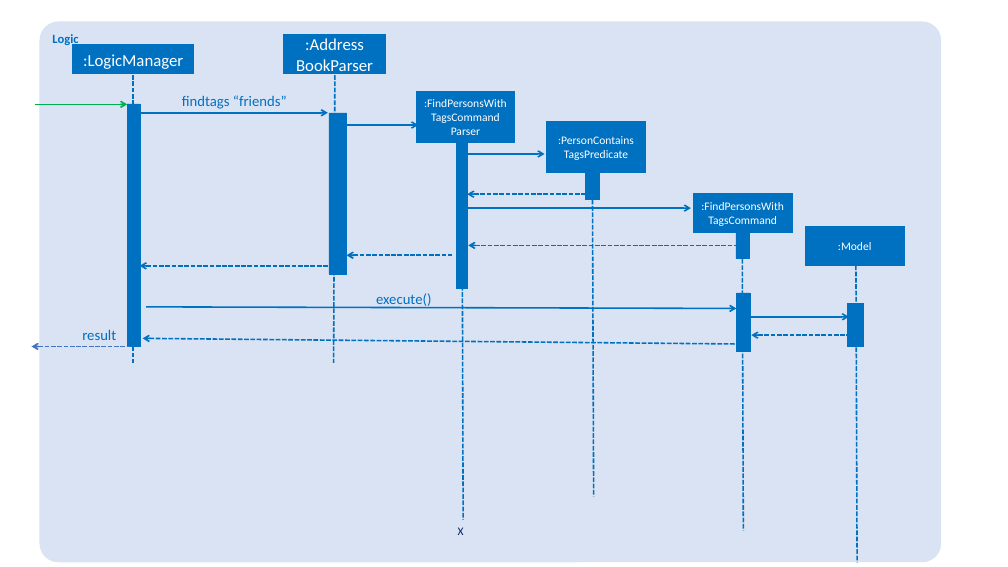
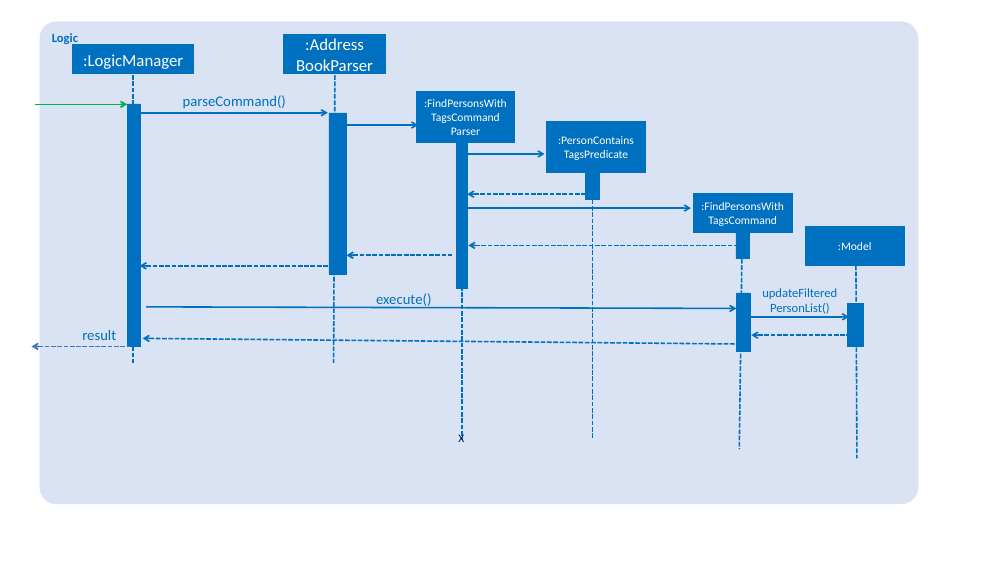
Before and after one commit to srishag/main, a slide deck: slide 1 of docs/diagrams/FindContactsByTagsLogic.pptx. Drawn at 1008x567 pixels with LibreOffice and Linux fonts; fonts in the diff are those of the drawing. Boxes give left, top, right and bottom in pixels: in the first picture for what was removed or moved away, otherwise in the second. Text is boxed around its words. In the diff, an @@ line names an element or a change of style, - is before the commit and + after.

```diff
--- a/docs/diagrams/FindContactsByTagsLogic.pptx
+++ b/docs/diagrams/FindContactsByTagsLogic.pptx
@@ rounded rectangle "Logic": place and size @@
-rounded rectangle "Logic" at (39,21,941,562)
+rounded rectangle "Logic" at (39,21,918,504)
@@ text at (183,95,286,109): text changed @@
-findtags “friends”
+parseCommand()
@@ line moved from (462, 141) - (464, 520) to (462, 141) - (462, 440) @@
@@ line moved from (593, 200) - (594, 497) to (593, 200) - (593, 439) @@
@@ line moved from (743, 234) - (743, 531) to (743, 234) - (740, 449) @@
@@ line moved from (856, 265) - (858, 563) to (856, 265) - (858, 458) @@
@@ text added at (762,288,837,314), 12 pt, text #0070C0 @@
+updateFiltered
+PersonList()
@@ text "X": place and size @@
-text "X" at (458,527,464,535)
+text "X" at (458,433,464,442)
```
Also in this commit, not shown: 1 other file.
